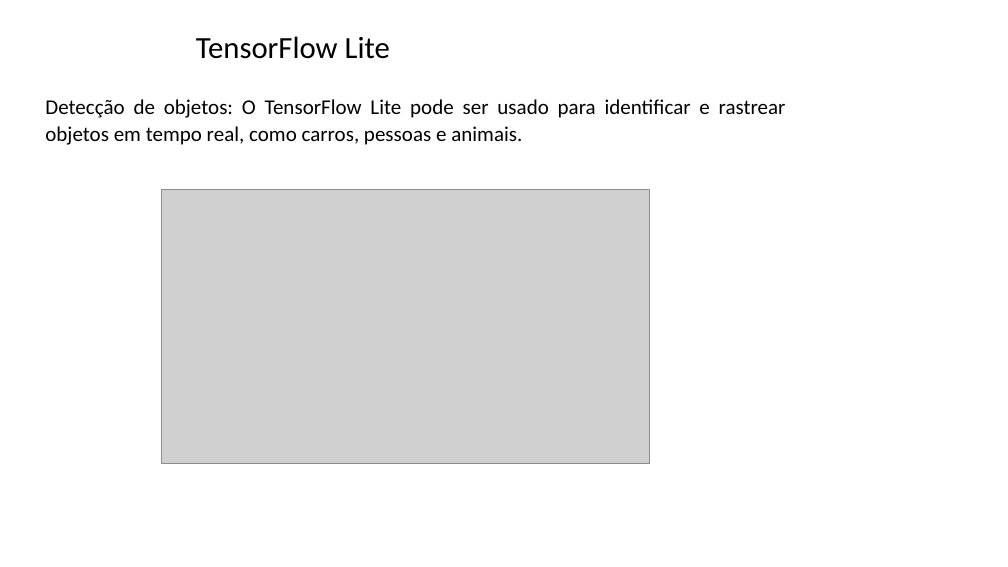
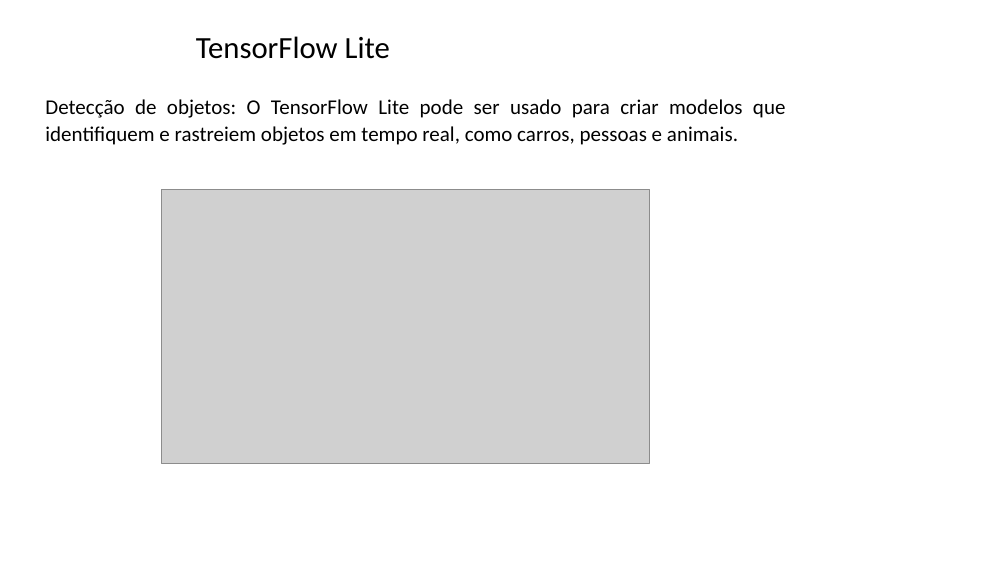
Before and after one commit to zz4fap/tp557-iot-ml, a slide deck: slide 23 of slides/TP557_14_introducao_tensorflowlite.pptx. Drawn at 1008x567 pixels with LibreOffice and Linux fonts; fonts in the diff are those of the drawing; grey boxes stand for pictures; background and template pictures are left out. Boxes give left, top, right and bottom in pixels: in the first picture for what was removed or moved away, otherwise in the second. Text is boxed around its words. In the diff, an @@ line names an element or a change of style, - is before the commit and + after.

```diff
--- a/slides/TP557_14_introducao_tensorflowlite.pptx
+++ b/slides/TP557_14_introducao_tensorflowlite.pptx
@@ text at <box>45,99,786,145</box>: text changed @@
-Detecção de objetos: O TensorFlow Lite pode ser usado para identificar e rastrear objetos em tempo real, como carros, pessoas e animais.
+Detecção de objetos: O TensorFlow Lite pode ser usado para criar modelos que identifiquem e rastreiem objetos em tempo real, como carros, pessoas e animais.
```
Also in this commit, not shown: 7 other slides changed.
